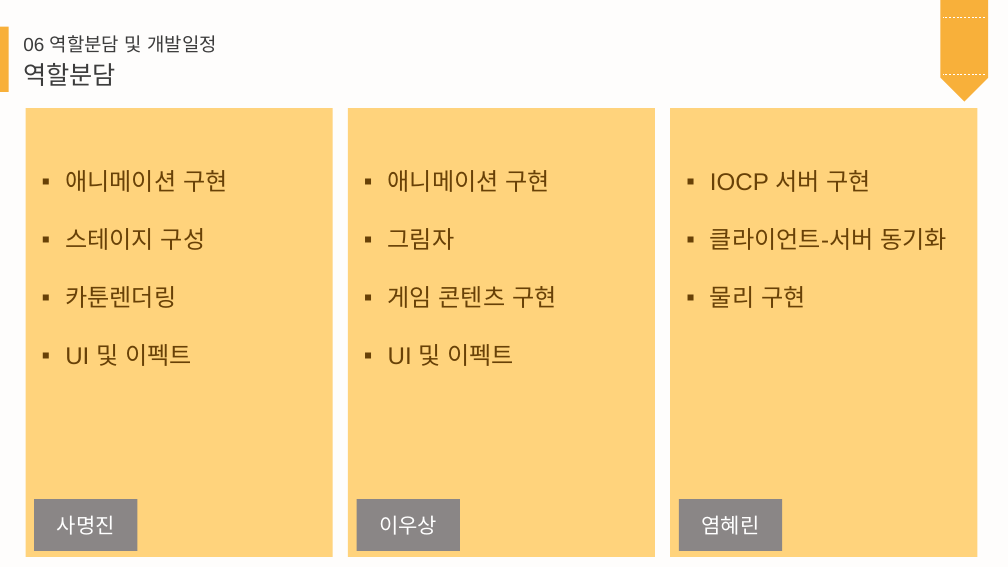
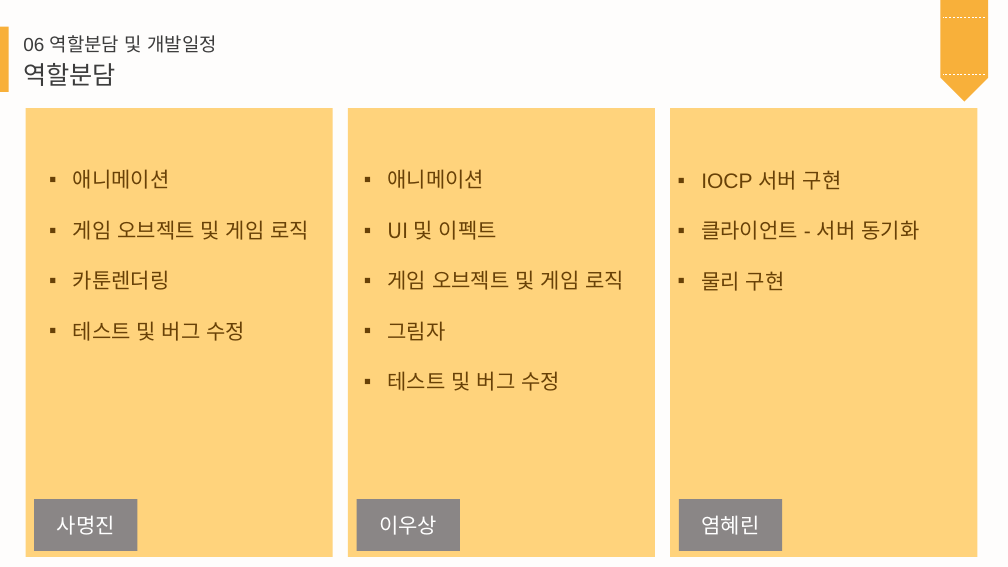
Before and after one commit to myoungjinSa/Capstone_Design_TeamProject, a slide deck: slide 21 of 종합설계기획.pptx. Drawn at 1008x567 pixels with LibreOffice and Linux fonts; fonts in the diff are those of the drawing; background and template pictures are left out. Boxes give left, top, right and bottom in pixels: in the first picture for what was removed or moved away, otherwise in the second. Text is boxed around its words. In the diff, an @@ line names an element or a change of style, - is before the commit and + after.

```diff
--- a/종합설계기획.pptx
+++ b/종합설계기획.pptx
@@ text "애니메이션" moved from (x1=65, y1=170, x2=227, y2=366) to (x1=73, y1=169, x2=310, y2=341) @@
@@ text at (x1=73, y1=169, x2=310, y2=240): text changed; size 23 to 20 pt @@
-▪ 애니메이션 구현
-▪ 스테이지 구성
+▪ 애니메이션
+▪ 게임 오브젝트 및 게임 로직
@@ text at (x1=388, y1=169, x2=624, y2=290): text changed; size 23 to 20 pt @@
-▪ 애니메이션 구현
+▪ 애니메이션
+▪ UI 및 이펙트
+▪ 게임 오브젝트 및 게임 로직
@@ text "IOCP 서버 구현" moved from (x1=710, y1=170, x2=947, y2=308) to (x1=701, y1=170, x2=919, y2=291) @@
@@ text at (x1=701, y1=170, x2=842, y2=291): size 23 to 20 pt in "IOCP 서버 구현", "물리 구현" @@
@@ text at (x1=701, y1=220, x2=919, y2=240): text changed; size 23 to 20 pt @@
-▪ 클라이언트-서버 동기화
+▪ 클라이언트 - 서버 동기화
@@ text at (x1=73, y1=270, x2=170, y2=290): size 23 to 20 pt in "카툰렌더링" @@
@@ text at (x1=73, y1=321, x2=246, y2=341): text changed; size 23 to 20 pt @@
-▪ UI 및 이펙트
+▪ 테스트 및 버그 수정
@@ text at (x1=388, y1=321, x2=446, y2=341): size 23 to 20 pt, font Arial to Noto Sans CJK KR in "그림자" @@
@@ text at (x1=388, y1=371, x2=560, y2=391): text changed; size 23 to 20 pt @@
-▪ 게임 콘텐츠 구현
-▪ UI 및 이펙트
+▪ 테스트 및 버그 수정
```
Also in this commit, not shown: 9 other slides changed, 2 other files.
